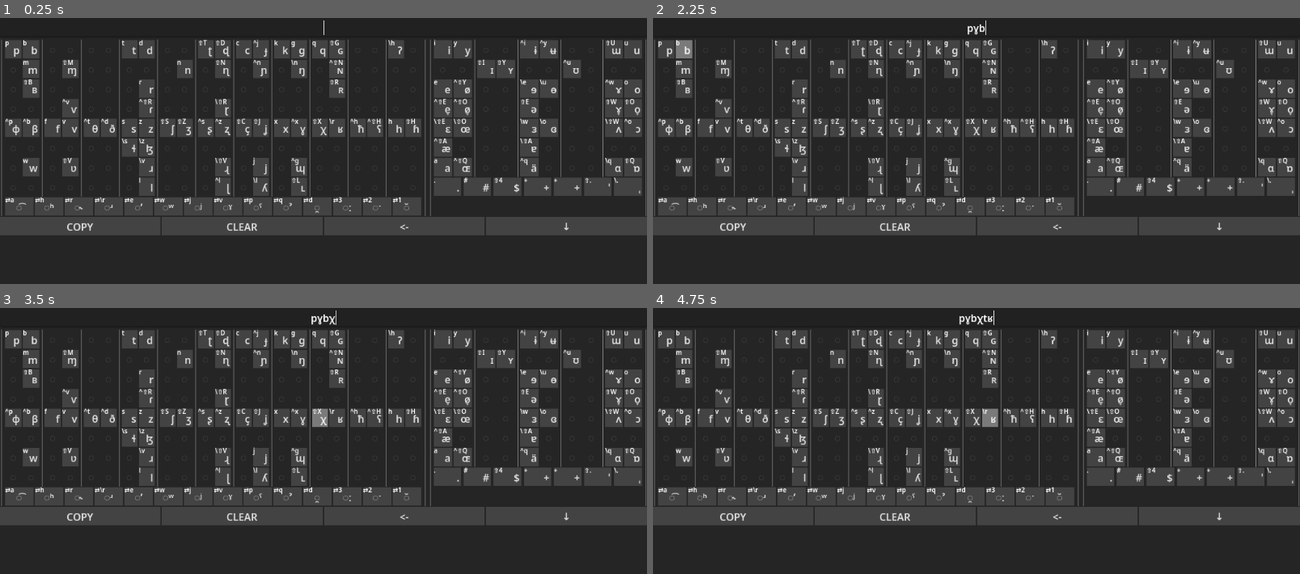
Above: before the commit, frames 1-4 (two rows, left to right).
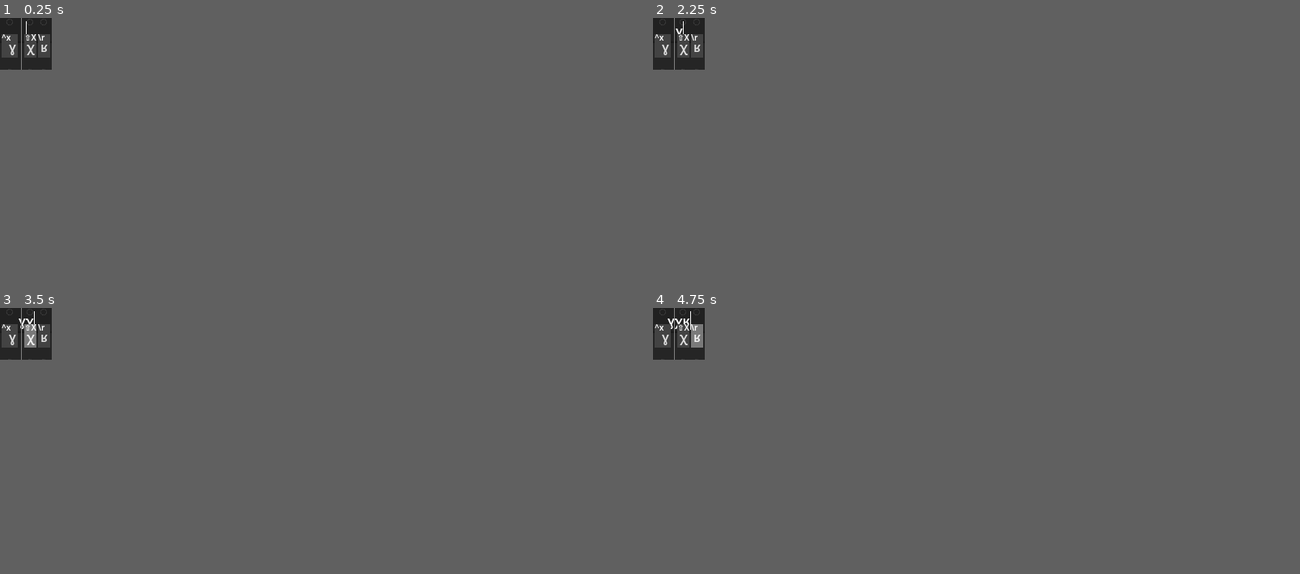
Above: after the commit, the same moments.

Repository: SeraKatha/ipa-keyboard
Game: Godot game, scene res://main.tscn
Same seed, same stepped clock (60 frames per second), same inputs: the game is played once before the commit and once after it.
Inputs (mouse positions are in pixels of both pictures, inside the frame that each line leads up to):
- Up to frame 1 (0.25 s): no input
- Up to frame 2 (2.25 s): click (665, 49) at 0.5 s, where only the run before the commit has a clickable "p"; click "ɣ" at 1.25 s; click (685, 49) at 2 s, where only the run before the commit has a clickable "b"
- Up to frame 3 (3.5 s): click "χ" at 2.75 s
- Up to frame 4 (4.75 s): click (782, 339) at 3.5 s, where only the run before the commit has a clickable "t"; click "ʁ" at 4.25 s
In our replay, the window is 800x329 before the commit and 64x64 after it. These sizes can differ from the game's own. Grey fills any space a smaller window leaves; there, only what the larger window draws over its background counts as a difference.

The runs differ from the first frame. In frame 1, 30% of the frame differs, in the area x 0-100%, y 0-82%; in frame 2, 30%; in frame 3, 31%; in frame 4, 31%.

Commit message:
Added basic locking to prevent multiple instances

Diff:
--- /dev/null
+++ b/lock.gd
@@ -0,0 +1,11 @@
+extends Node
+
+
+# Called when the node enters the scene tree for the first time.
+func _ready() -> void:
+	pass # Replace with function body.
+
+
+# Called every frame. 'delta' is the elapsed time since the previous frame.
+func _process(delta: float) -> void:
+	pass
--- a/main.gd
+++ b/main.gd
@@ -11,6 +11,10 @@
 var _current_text : String = ""
 var _cursor_position = 0
 var _caret_stop : Array[int] = []
+
+
+const LOCK_EXPIRATION = 2;
+
 
 func _init_config():
 	if not FileAccess.file_exists("user://config.cfg"):
@@ -30,31 +34,47 @@
 	get_tree().root.content_scale_factor = application_scale
 	var window_size = Vector2i(Vector2(890, 344) * application_scale)
 	DisplayServer.window_set_size(window_size)
-	for key in config.get_section_keys("key_bindings"):
-		var event_action_str = config.get_value("key_bindings", key).to_lower()
-		var event_action_keys = event_action_str.split("+")
-		var input_event_key = InputMap.action_get_events(key)[0]
-		input_event_key.shift_pressed = event_action_keys.has("shift")
-		input_event_key.ctrl_pressed = event_action_keys.has("ctrl")
-		input_event_key.alt_pressed = event_action_keys.has("alt")
-		input_event_key.keycode = OS.find_keycode_from_string(event_action_keys[-1])
+	if config.has_section("key_bindings"):
+		for key in config.get_section_keys("key_bindings"):
+			var event_action_str = config.get_value("key_bindings", key).to_lower()
+			var event_action_keys = event_action_str.split("+")
+			var input_event_key = InputMap.action_get_events(key)[0]
+			input_event_key.shift_pressed = event_action_keys.has("shift")
+			input_event_key.ctrl_pressed = event_action_keys.has("ctrl")
+			input_event_key.alt_pressed = event_action_keys.has("alt")
+			input_event_key.keycode = OS.find_keycode_from_string(event_action_keys[-1])
 	var screen_size : Vector2i = DisplayServer.screen_get_size();
 	var window_position : Vector2i = screen_size / Vector2i(2, 1) - window_size / 2
 	DisplayServer.window_set_position(window_position)
 
+const FILE_LOCK : String = "user://lock"
+
+func _is_lock_fresh():
+	var lock_file = FileAccess.open(FILE_LOCK, FileAccess.READ)
+	var timestamp_lock = lock_file.get_64()
+	lock_file.close()
+	var timestamp_now = Time.get_unix_time_from_system()
+	var is_already_running = timestamp_now - timestamp_lock < 2
+	return is_already_running
+
 func _ready() -> void:
 	_init_config()
 	_load_config()
-	_keyboard = KEYBOARD.instantiate()
-	_container.add_child(_keyboard)
-	_keyboard.pressed_backspace.connect(_on_keyboard_pressed_backspace)
-	_keyboard.pressed_clear.connect(_on_keyboard_pressed_clear)
-	_keyboard.pressed_close.connect(_on_keyboard_pressed_close)
-	_keyboard.pressed_copy.connect(_on_keyboard_pressed_copy)
-	_keyboard.pressed_delete.connect(_on_keyboard_pressed_delete)
-	_keyboard.pressed_left.connect(_on_keyboard_pressed_left)
-	_keyboard.pressed_right.connect(_on_keyboard_pressed_right)
-	_keyboard.typed_sound.connect(_on_keyboard_typed_sound)
+
+	if FileAccess.file_exists(FILE_LOCK) and _is_lock_fresh():
+		get_tree().quit()
+	else:
+		_refresh_lock()
+		_keyboard = KEYBOARD.instantiate()
+		_container.add_child(_keyboard)
+		_keyboard.pressed_backspace.connect(_on_keyboard_pressed_backspace)
+		_keyboard.pressed_clear.connect(_on_keyboard_pressed_clear)
+		_keyboard.pressed_close.connect(_on_keyboard_pressed_close)
+		_keyboard.pressed_copy.connect(_on_keyboard_pressed_copy)
+		_keyboard.pressed_delete.connect(_on_keyboard_pressed_delete)
+		_keyboard.pressed_left.connect(_on_keyboard_pressed_left)
+		_keyboard.pressed_right.connect(_on_keyboard_pressed_right)
+		_keyboard.typed_sound.connect(_on_keyboard_typed_sound)
 
 
 func _on_keyboard_typed_sound(sound: IPA.Sound) -> void:
@@ -125,3 +145,19 @@
 
 func _on_keyboard_pressed_close() -> void:
 	get_tree().quit()
+
+
+func _refresh_lock():
+	var	lock_file = FileAccess.open(FILE_LOCK, FileAccess.WRITE)
+	lock_file.store_64(Time.get_unix_time_from_system())
+	lock_file.close()
+
+
+func _exit_tree() -> void:
+	DirAccess.remove_absolute(FILE_LOCK)
+
+func _on_lock_timer_timeout() -> void:
+	_refresh_lock()
+
+func _on_tree_exiting() -> void:
+	print("AAA")
--- a/main.tscn
+++ b/main.tscn
@@ -28,3 +28,10 @@
 virtual_keyboard_enabled = false
 virtual_keyboard_show_on_focus = false
 caret_force_displayed = true
+
+[node name="LockTimer" type="Timer" parent="." unique_id=1470821946]
+autostart = true
+ignore_time_scale = true
+
+[connection signal="tree_exiting" from="." to="." method="_on_tree_exiting"]
+[connection signal="timeout" from="LockTimer" to="." method="_on_lock_timer_timeout"]
--- a/project.godot
+++ b/project.godot
@@ -17,8 +17,8 @@
 
 [display]
 
-window/size/viewport_width=1020
-window/size/viewport_height=420
+window/size/viewport_width=1
+window/size/viewport_height=1
 window/size/resizable=false
 window/size/borderless=true
 window/size/always_on_top=true
Not shown, added: lock.gd.uid
